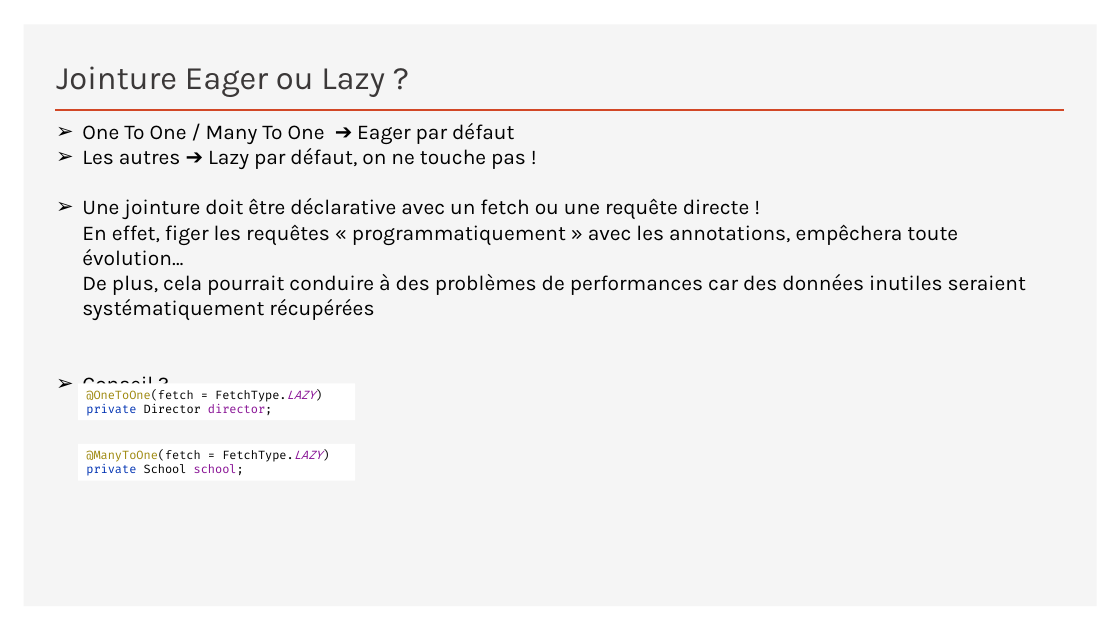
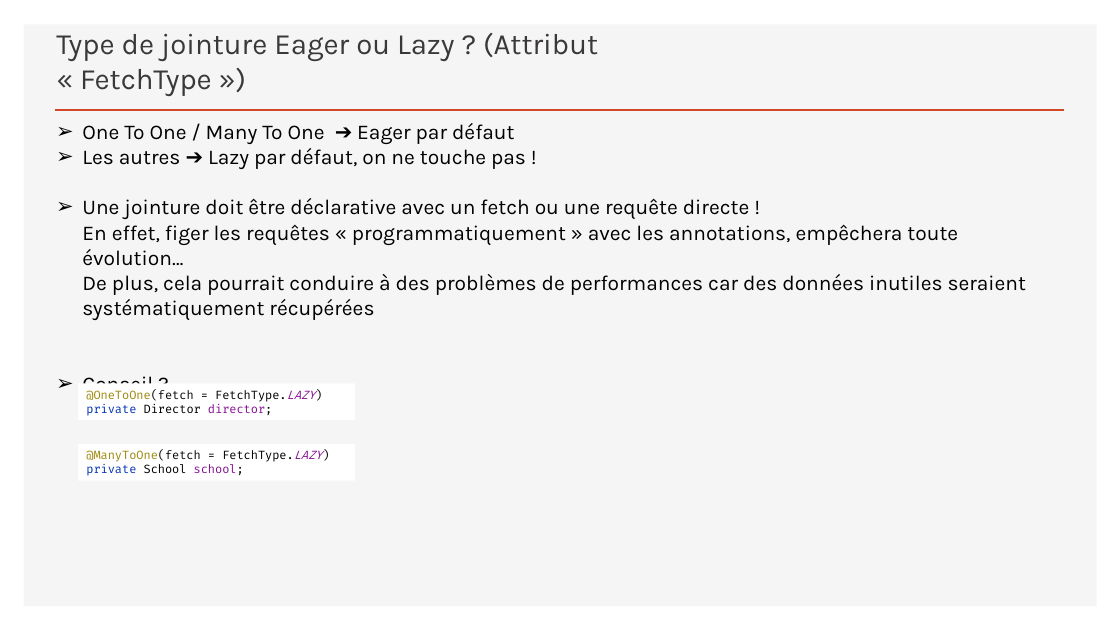
Before and after one commit to sebzuki/hibernate, a slide deck: slide 10 of JPA-HIBERNATE.pptx. Drawn at 1120x630 pixels with LibreOffice and Linux fonts; fonts in the diff are those of the drawing. Boxes give left, top, right and bottom in pixels: in the first picture for what was removed or moved away, otherwise in the second. Text is boxed around its words. In the diff, an @@ line names an element or a change of style, - is before the commit and + after.

```diff
--- a/JPA-HIBERNATE.pptx
+++ b/JPA-HIBERNATE.pptx
@@ title at (x1=56, y1=33, x2=598, y2=96): text changed; size 28 to 25.2 pt @@
-Jointure Eager ou Lazy ?
+Type de jointure Eager ou Lazy ? (Attribut « FetchType »)
```
Also in this commit, not shown: 2 other slides changed.
